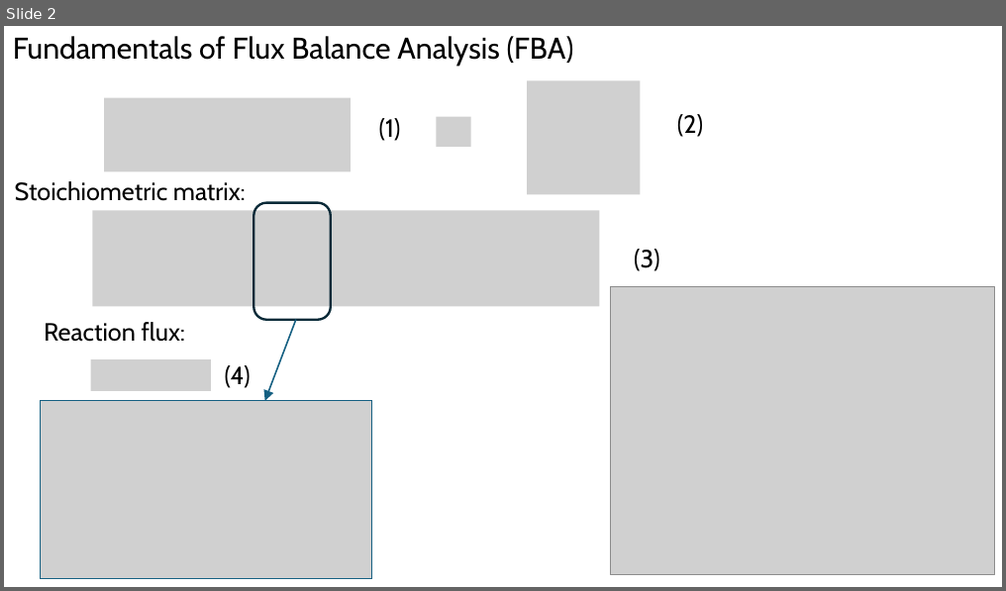
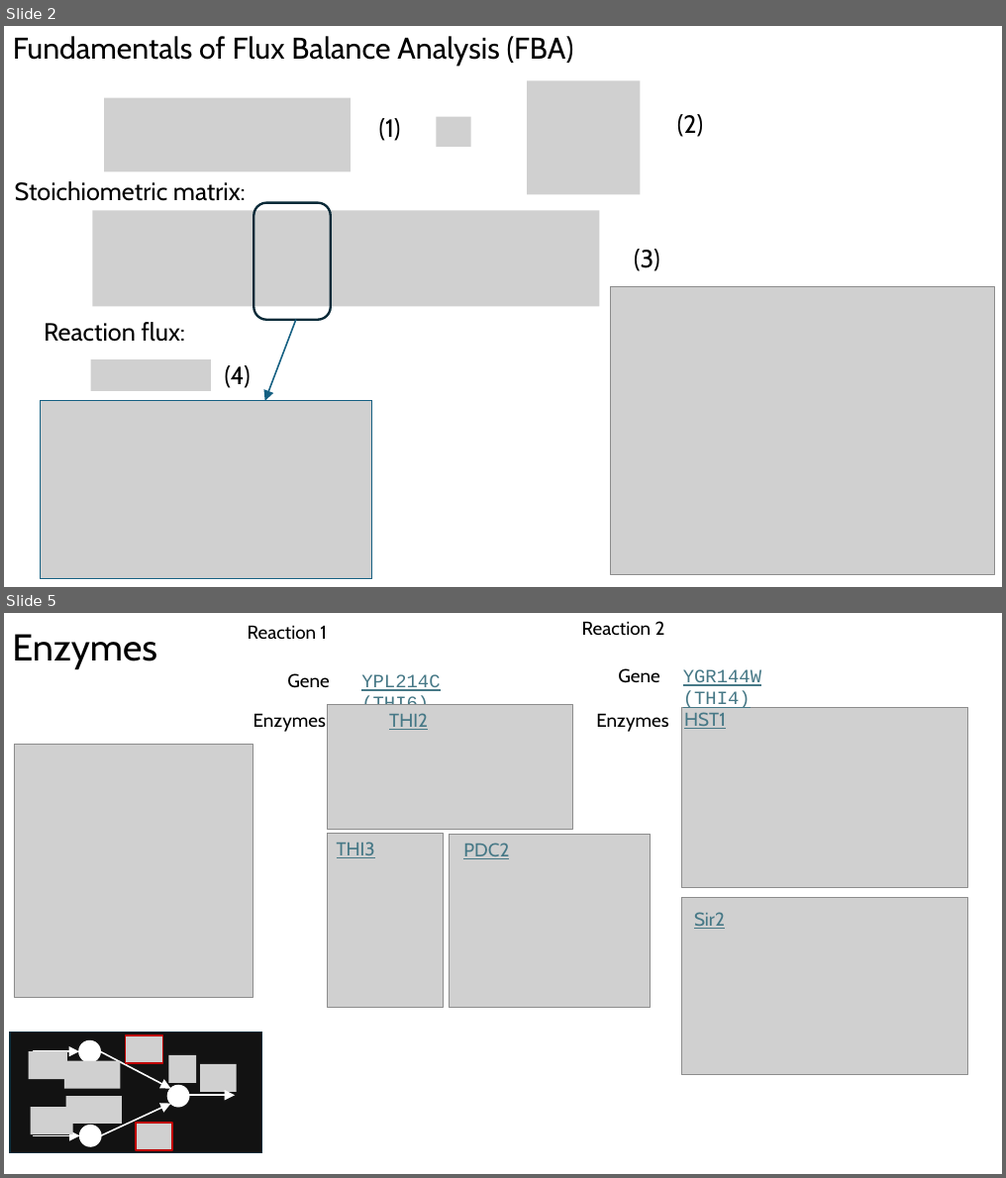
Before and after one commit to tkn-tub/bioelectrodynamics, a slide deck: slides/slides.pptx. Shown one above the other, each under a label of ours: slide 2 before the commit, slides 2 and 5 after it; the slides between them are not shown. The pictures are 1006x591 and 1006x1178 pixels, drawn with LibreOffice and Linux fonts; fonts in the diff are those of the drawing; grey boxes stand for pictures. Boxes give left, top, right and bottom in pixels: in the first picture for what was removed or moved away, otherwise in the second. Text is boxed around its words. In the diff, an @@ line names an element or a change of style, - is before the commit and + after.

```diff
--- a/slides/slides.pptx
+++ b/slides/slides.pptx
@@ slide 5 added at [4, 613, 1002, 1174], background #FFFFFF @@
@@ title added at [12, 634, 157, 669], 36 pt, text #000000 @@
+Enzymes
@@ text added at [248, 625, 327, 640], 18 pt, text #000000 @@
+Reaction 1
@@ text added at [582, 621, 665, 636], 18 pt, text #000000 @@
+Reaction 2
@@ text added at [618, 668, 660, 683], 18 pt, text #000000 @@
+Gene
@@ text added at [683, 669, 761, 710], 18 pt, text #467886, underline @@
+YGR144W (THI4)
@@ text added at [287, 673, 330, 688], 18 pt, text #000000 @@
+Gene
@@ text added at [361, 674, 440, 715], 18 pt, text #467886, underline @@
+YPL214C (THI6)
@@ text added at [253, 713, 326, 732], 18 pt, text #000000 @@
+Enzymes
@@ picture added at [328, 704, 572, 830] @@
@@ text added at [389, 713, 428, 730], 18 pt, text #467886, underline @@
+THI2
@@ text added at [596, 713, 668, 732], 18 pt, text #000000 @@
+Enzymes
@@ picture added at [682, 707, 968, 888] @@
@@ text added at [684, 712, 726, 729], 18 pt, text #467886, underline @@
+HST1
@@ picture added at [14, 745, 252, 998] @@
@@ picture added at [328, 833, 443, 1008] @@
@@ text added at [337, 842, 375, 859], 18 pt, text #467886, underline @@
+THI3
@@ picture added at [449, 834, 650, 1007] @@
@@ text added at [463, 843, 509, 860], 18 pt, text #467886, underline @@
+PDC2
@@ picture added at [681, 897, 967, 1075] @@
@@ text added at [694, 912, 725, 929], 18 pt, text #467886, underline @@
+Sir2
@@ group added at [10, 1032, 261, 1153]: 8 pictures, 5 arrows, 3 ellipses, 1 rectangle @@
```
Also in this commit, not shown: 2 slides changed, 1 other slide added, 3 other files.
